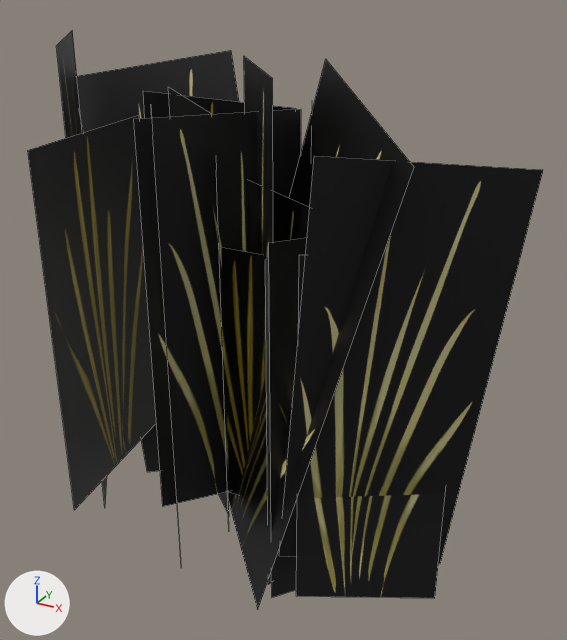
The FBX model Assets/Asset map ngoài trời/Plants/co heo.fbx as it was, and as the next commit left it.
Before and after are seen from a 50 mm camera at (25.659, -0.541, 0.477) aimed at (25.34, 0.04, 0.186). Lighting does not change. The marker at lower left points along +X, +Y and +Z. The older version comes first. Mesh edges are drawn as thin lines. Where no turn or scale is listed for an object, it has been applied to the vertices.
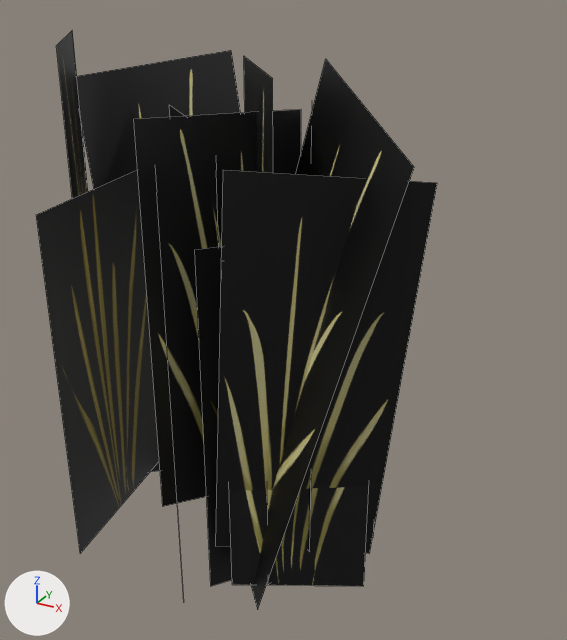
Where the newer file only moved an object's origin or applied its transform, the numbers keep the older frame.

Boxes [x1, y1, x2, y2] around the edits, measured in the pictures (567 x 640 px; the box of a moved part takes in the faces that stretch with it):
'Plane.112', reshaped (22% narrower): before [28, 30, 543, 610]; after [36, 31, 437, 610]
part 1 of me_plane_112, moved or reshaped (mostly hidden afterwards): before [168, 87, 229, 516]; after [169, 105, 184, 117]
part 2 of me_plane_112, moved or reshaped (not visible afterwards): before [143, 91, 296, 119]
part 3 of me_plane_112, moved or reshaped: before [296, 255, 445, 598]; after [221, 261, 369, 586]
part 4 of me_plane_112, moved or reshaped: before [279, 156, 543, 563]; after [216, 170, 437, 553]
part 5 of me_plane_112, moved or reshaped: before [269, 238, 307, 597]; after [195, 246, 374, 586]
part 6 of me_plane_112, moved or reshaped: before [28, 115, 156, 510]; after [36, 170, 159, 553]

The change, as a list of edits to the scene's bpy script:
```text
Change me_plane_112:
    used by ob_plane_112; location = (25.328, 0.016, -0.014)
    remove me_plane_112.from_pydata(...)  # 72 vertices, 18 faces; spans x -0.269..0.24, y -0.131..0.153, z -0.031..0.442
    add me_plane_112.from_pydata(...)  # 72 vertices, 18 faces; spans x -0.269..0.18, y -0.131..0.153, z -0.035..0.442
    me_plane_112 part 1: the loose piece of 4 vertices spanning x -0.148..-0.029, y -0.023..0.086, z -0.012..0.392 is moved by (0.0, 0.0, -0.017)
    me_plane_112 part 2: the loose piece of 4 vertices spanning x -0.201..-0.017, y 0.098..0.103, z 0.046..0.383 is moved by (0.0, 0.0, -0.061)
    me_plane_112 part 3: the loose piece of 4 vertices spanning x 0.086..0.192, y -0.089..-0.033, z -0.002..0.31 is moved by (-0.066, 0.0, -0.016)
    me_plane_112 part 4: the loose piece of 4 vertices spanning x 0.067..0.24, y -0.131..-0.018, z 0.023..0.39 is moved by (-0.066, 0.0, -0.016)
    me_plane_112 part 5: the loose piece of 4 vertices spanning x 0.059..0.165, y -0.085..0.054, z -0.019..0.313 is moved by (-0.066, 0.0, -0.016)
    me_plane_112 part 6: the loose piece of 4 vertices spanning x -0.156..-0.126, y -0.128..0.044, z 0.037..0.369 is moved by (0.0, 0.0, -0.05)
    other edits to the shape of me_plane_112 do not show in these pictures
```
